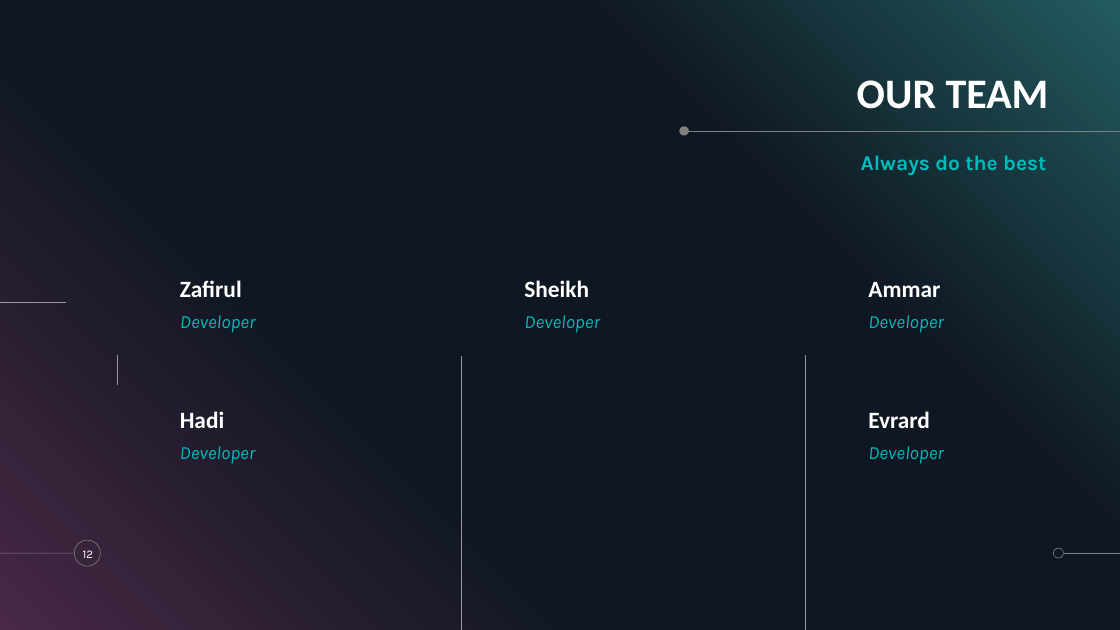
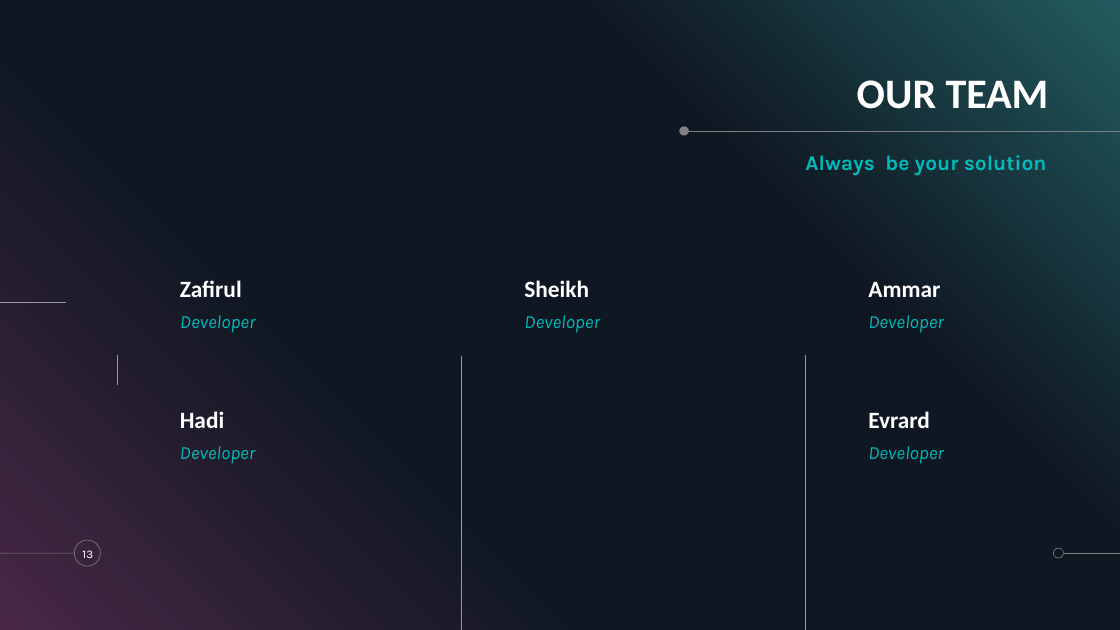
Before and after one commit to TuringJuniors/Fortran, a slide deck: slide 13 of SMART HOME.pptx (slide 12 before the commit). Drawn at 1120x630 pixels with LibreOffice and Linux fonts; fonts in the diff are those of the drawing. Boxes give left, top, right and bottom in pixels: in the first picture for what was removed or moved away, otherwise in the second. Text is boxed around its words. In the diff, an @@ line names an element or a change of style, - is before the commit and + after.

```diff
--- a/SMART HOME.pptx
+++ b/SMART HOME.pptx
@@ text at (x1=805, y1=155, x2=1047, y2=175): text changed @@
-Always do the best
+Always be your solution
@@ page number at (x1=82, y1=550, x2=93, y2=558): text changed @@
-12
+13
```
Also in this commit, not shown: 1 other slide changed, 1 slide added.
